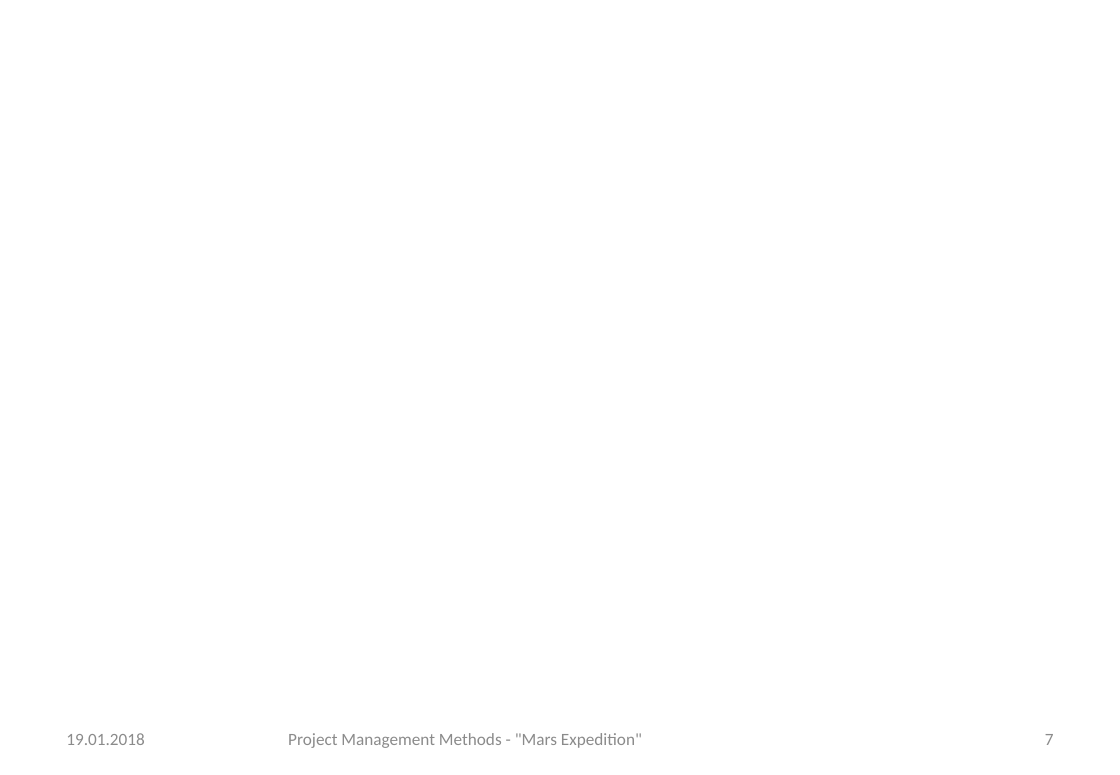
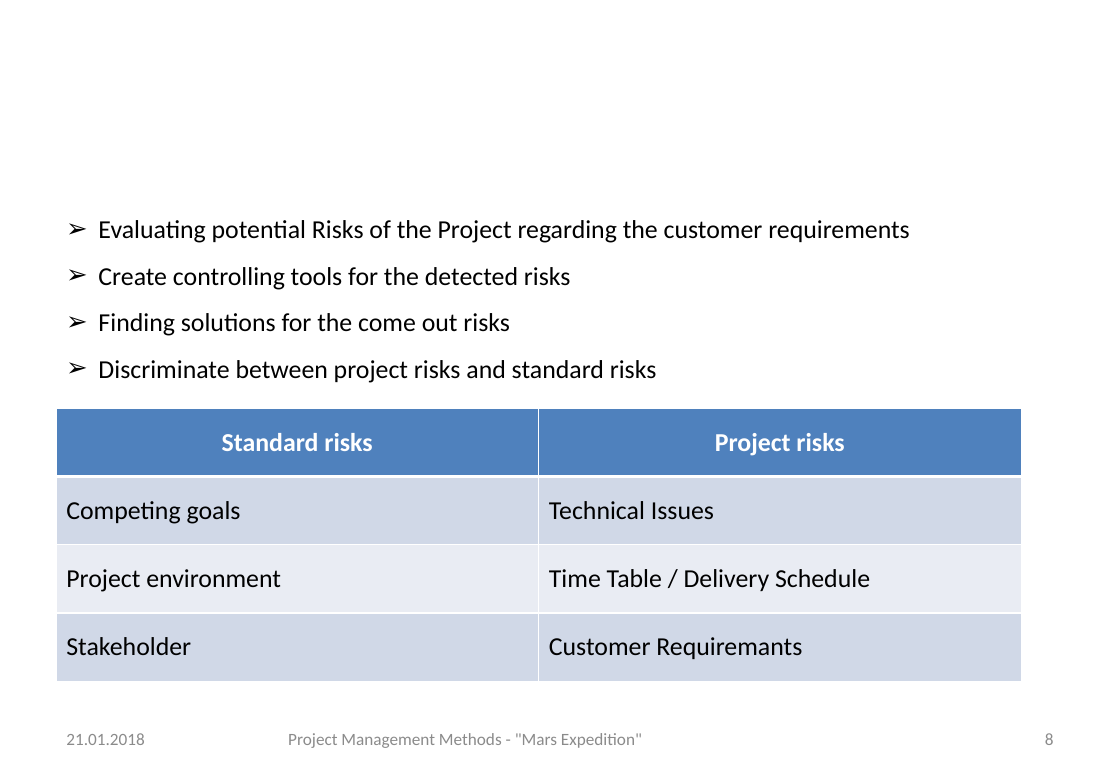
Before and after one commit to gchrizZz/RTW, a slide deck: slide 8 of 01_Projektmanagement/Assignment 5 - Project Managements Methods.pptx (slide 7 before the commit). Drawn at 1120x775 pixels with LibreOffice and Linux fonts; fonts in the diff are those of the drawing; background and template pictures are left out. Boxes give left, top, right and bottom in pixels: in the first picture for what was removed or moved away, otherwise in the second. Text is boxed around its words. In the diff, an @@ line names an element or a change of style, - is before the commit and + after.

```diff
--- a/01_Projektmanagement/Assignment 5 - Project Managements Methods.pptx
+++ b/01_Projektmanagement/Assignment 5 - Project Managements Methods.pptx
@@ text added at (98, 220, 910, 383), 18 pt, text #000000 @@
+➢ Evaluating potential Risks of the Project regarding the customer requirements
+➢ Create controlling tools for the detected risks
+➢ Finding solutions for the come out risks
+➢ Discriminate between project risks and standard risks
@@ table added at (56, 408, 1022, 682), 4 rows, 2 columns @@
+Standard risks | Project risks
+Competing goals | Technical Issues
+Project environment | Time Table / Delivery Schedule
+Stakeholder | Customer Requiremants
@@ text at (66, 733, 144, 745): text changed @@
-19.01.2018
+21.01.2018
@@ page number at (1045, 733, 1054, 745): text changed @@
-7
+8
```
Also in this commit, not shown: 6 other slides changed, 4 slides added.
